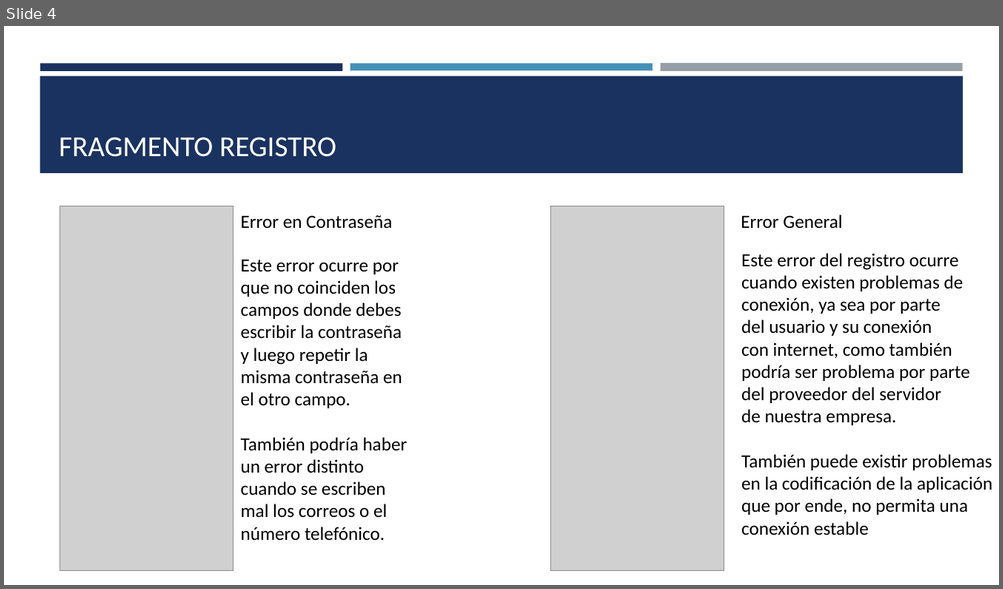
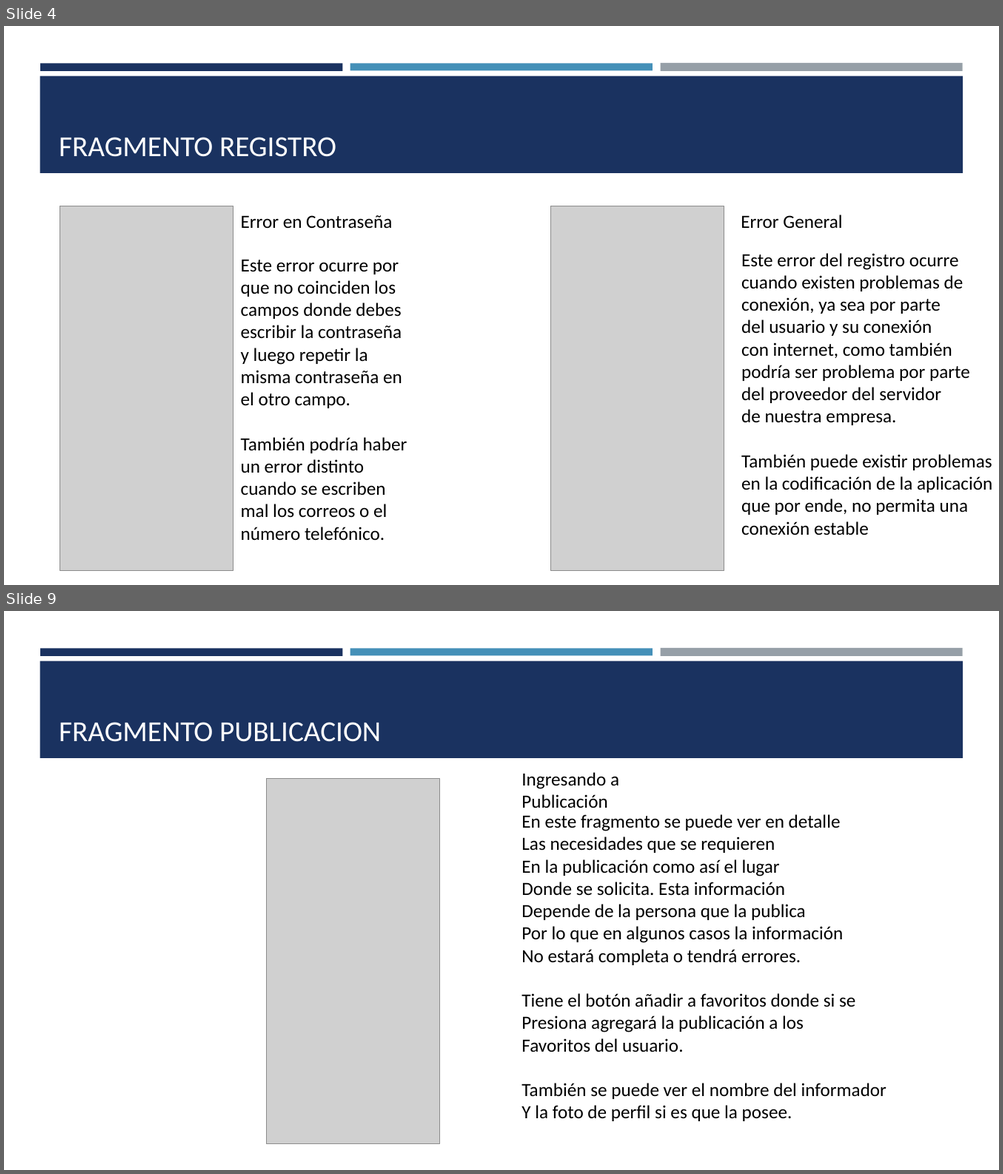
Before and after one commit to enzohachi/PerritosChile, a slide deck: presentacion proyecto/Aplicación Perritos Chile.pptx. Shown one above the other, each under a label of ours: slide 4 before the commit, slides 4 and 9 after it; the slides between them are not shown. The pictures are 1003x589 and 1003x1174 pixels, drawn with LibreOffice and Linux fonts; fonts in the diff are those of the drawing; grey boxes stand for pictures. Boxes give left, top, right and bottom in pixels: in the first picture for what was removed or moved away, otherwise in the second. Text is boxed around its words. In the diff, an @@ line names an element or a change of style, - is before the commit and + after.

```diff
--- a/presentacion proyecto/Aplicación Perritos Chile.pptx
+++ b/presentacion proyecto/Aplicación Perritos Chile.pptx
@@ slide 9 added at bbox=[4, 611, 999, 1170], background #FFFFFF; not listed: 4 template elements that a slide beside it also shows @@
@@ title added at bbox=[59, 722, 381, 742], 28 pt, text #FFFFFF @@
+FRAGMENTO PUBLICACION
@@ picture added at bbox=[267, 779, 440, 1145] @@
@@ text added at bbox=[521, 772, 619, 808], 18 pt, text #000000 @@
+Ingresando a Publicación
@@ text added at bbox=[521, 815, 886, 1122], 18 pt, text #000000 @@
+En este fragmento se puede ver en detalle
+Las necesidades que se requieren
+En la publicación como así el lugar
+Donde se solicita. Esta información
+Depende de la persona que la publica
+Por lo que en algunos casos la información
+No estará completa o tendrá errores.
+Tiene el botón añadir a favoritos donde si se
+Presiona agregará la publicación a los
+Favoritos del usuario.
+También se puede ver el nombre del informador
+Y la foto de perfil si es que la posee.
```
Also in this commit, not shown: 1 slide changed, 4 other slides added, 1 slide removed, 4 other files.
